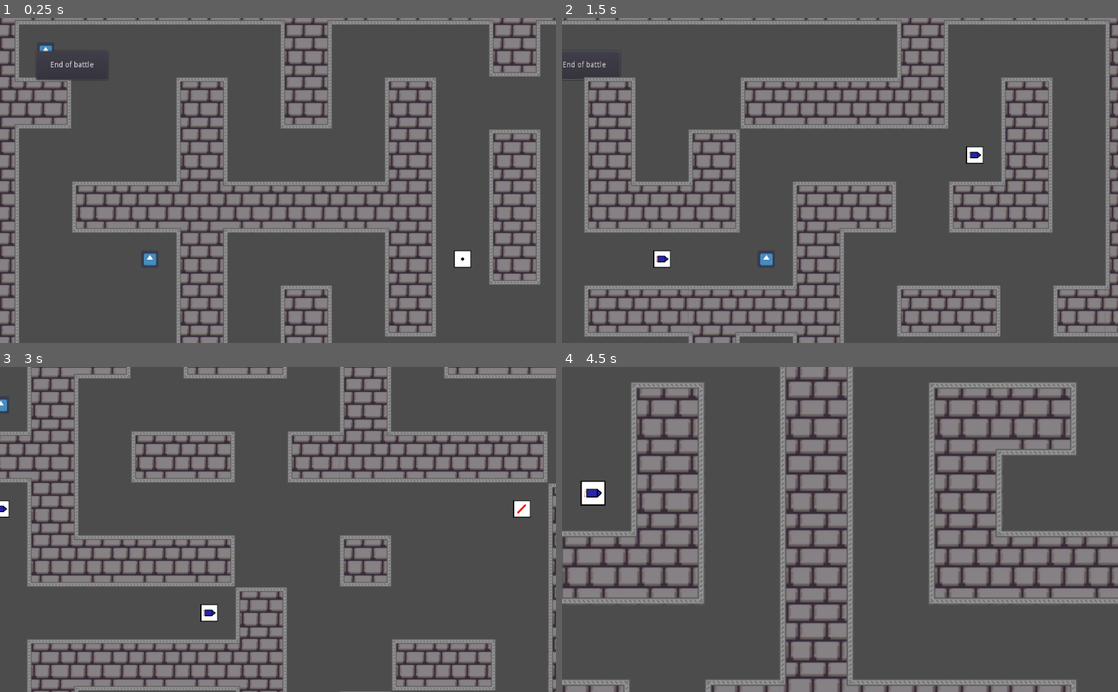
Above: before the commit, frames 1-4 (two rows, left to right).
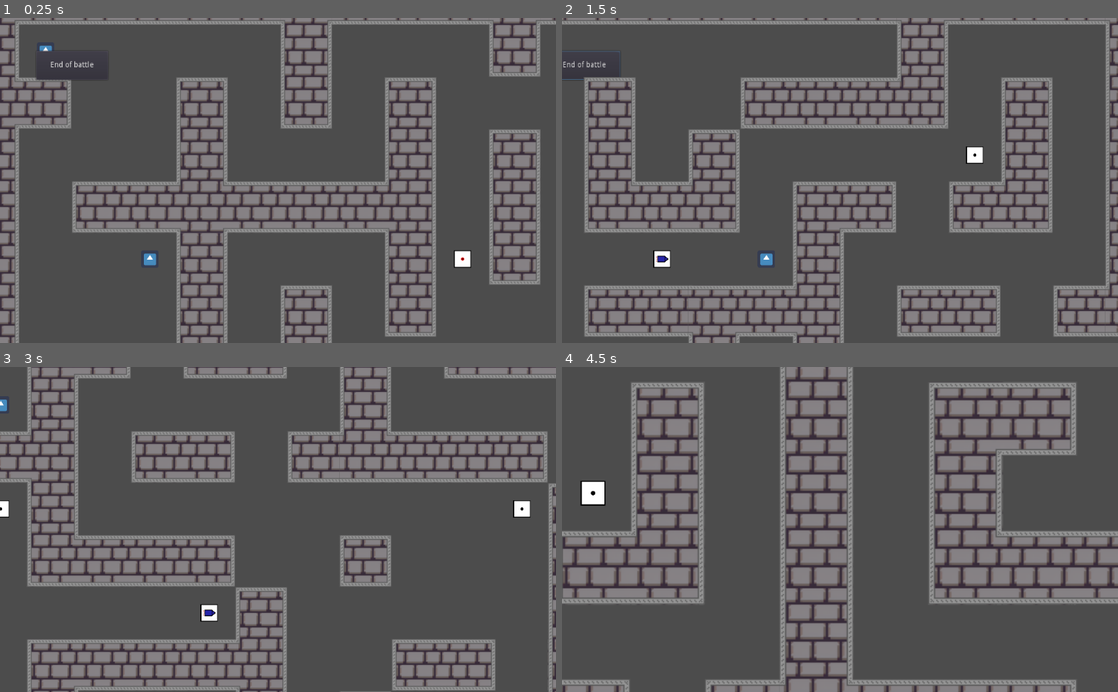
Above: after the commit, the same moments.

Repository: wovri-github/godot_tanks_server
Game: Godot game, scene res://Main/Main.tscn
Two runs of this game, one before a commit and one after it. Both use one fixed random seed, a clock stepped at 60 frames per second and the inputs below. The engine's default icon, where the game draws it, is replaced by a stand-in: a white triangle on a blue panel in a dark square.
Inputs (mouse positions are in pixels of both pictures, inside the frame that each line leads up to):
- Up to frame 1 (0.25 s): no input
- Up to frame 2 (1.5 s): click "End of battle" at 0.5 s; tap Enter at 1.25 s; move the mouse to (962, 164) at 1.27 s; press the mouse at (962, 164) at 1.28 s; hold D (right) from 1.28 s (still down)
- Up to frame 3 (3 s): move the mouse to (166, 545) at 2.02 s; release D (right) at 2.03 s; release the mouse at (166, 545) at 2.03 s; hold S (down) 2.03-2.78 s; tap Mouse wheel up (zoom_in) at 2.1 s; move the mouse to (333, 458) at 2.77 s; hold D (right) from 2.78 s (still down); tap Mouse wheel down (zoom_out) at 2.85 s
- Up to frame 4 (4.5 s): move the mouse to (812, 594) at 3.52 s; release D (right) at 3.53 s; hold W (up) 3.53-4.28 s; click (812, 594) at 3.6 s; move the mouse to (1006, 578) at 4.27 s; hold A (left) from 4.28 s (still down); tap Mouse wheel up (zoom_in) at 4.35 s

The runs differ from the first frame. In frame 1, less than 0.1% of the frame differs, in the area x 82-84%, y 73-75%; in frame 2, less than 0.1%; in frame 3, less than 0.1%; in frame 4, less than 0.1%, in the area x 4-8%, y 37-41%.

Commit message:
Add Fireball + bugfix  - Fix LaserBullet killing players

Diff:
--- a/Main/Game/Game.gd
+++ b/Main/Game/Game.gd
@@ -1,13 +1,14 @@
 extends Node2D
 
 var player_model = preload("res://Player/TankModel.tscn")
-enum AMMO_TYPES {BULLET, ROCKET, FRAG_BOMB, LASER, LASER_BULLET}
+enum AMMO_TYPES {BULLET, ROCKET, FRAG_BOMB, LASER, LASER_BULLET, FIREBALL}
 var projectiles_modelS = {
 	AMMO_TYPES.BULLET: preload("res://Player/Projectiles/Bullet.tscn"),
 	AMMO_TYPES.ROCKET: preload("res://Player/Projectiles/Rocket.tscn"),
 	AMMO_TYPES.FRAG_BOMB: preload("res://Player/Projectiles/FragBomb.tscn"),
 	AMMO_TYPES.LASER: preload("res://Player/Projectiles/LaserBeam.tscn"),
-	AMMO_TYPES.LASER_BULLET: preload("res://Player/Projectiles/LaserBullet.tscn")
+	AMMO_TYPES.LASER_BULLET: preload("res://Player/Projectiles/LaserBullet.tscn"),
+	AMMO_TYPES.FIREBALL: preload("res://Player/Projectiles/Fireball.tscn")
 }
 const BULLET_SPEED = 200
 
--- /dev/null
+++ b/Player/Projectiles/Fireball.gd
@@ -0,0 +1,25 @@
+extends Projectile
+
+
+func die():
+	.die()
+
+
+func _on_Fireball_body_entered(body):
+	explode()
+	.die()
+
+
+func kill(body):
+	if !body.is_in_group("Players"):
+		return
+	if owner_id != int(body.name) and main_n.player_data.has(owner_id):
+		main_n.player_data[int(owner_id)].Score.Kills += 1
+	var _name = name
+	body.die(_name, owner_id)
+
+
+func explode():
+	for body in $ExplosionArea.get_overlapping_bodies():
+			kill(body)
+	.die()
--- /dev/null
+++ b/Player/Projectiles/Fireball.tscn
@@ -0,0 +1,41 @@
+[gd_scene load_steps=5 format=2]
+
+[ext_resource path="res://Player/Projectiles/Fireball.gd" type="Script" id=1]
+
+[sub_resource type="PhysicsMaterial" id=1]
+friction = 0.0
+bounce = 1.0
+
+[sub_resource type="CircleShape2D" id=2]
+
+[sub_resource type="CircleShape2D" id=3]
+radius = 200.0
+
+[node name="Fireball" type="RigidBody2D"]
+collision_mask = 5
+physics_material_override = SubResource( 1 )
+gravity_scale = 0.0
+contacts_reported = 1
+contact_monitor = true
+linear_damp = 0.0
+script = ExtResource( 1 )
+
+[node name="CollisionShape2D" type="CollisionShape2D" parent="."]
+shape = SubResource( 2 )
+
+[node name="LifeTime" type="Timer" parent="."]
+wait_time = 10.0
+one_shot = true
+autostart = true
+
+[node name="ExplosionArea" type="Area2D" parent="."]
+collision_layer = 0
+collision_mask = 3
+monitorable = false
+gravity = 0.0
+
+[node name="CollisionShape2D" type="CollisionShape2D" parent="ExplosionArea"]
+shape = SubResource( 3 )
+
+[connection signal="body_entered" from="." to="." method="_on_Fireball_body_entered"]
+[connection signal="timeout" from="LifeTime" to="." method="_on_LifeTime_timeout"]
--- a/Player/Projectiles/LaserBullet.tscn
+++ b/Player/Projectiles/LaserBullet.tscn
@@ -26,4 +26,5 @@
 one_shot = true
 autostart = true
 
+[connection signal="body_entered" from="." to="." method="_on_Projectile_body_entered"]
 [connection signal="timeout" from="LifeTime" to="." method="_on_LifeTime_timeout"]
--- a/Singletons/Ammunition.gd
+++ b/Singletons/Ammunition.gd
@@ -1,7 +1,7 @@
 extends Reference
 class_name Ammunition
 
-enum TYPES{BULLET, ROCKET, FRAG_BOMB, LASER, LASER_BULLET}
+enum TYPES{BULLET, ROCKET, FRAG_BOMB, LASER, LASER_BULLET, FIREBALL}
 
 
 const _ammo_box_texture = {
@@ -9,7 +9,8 @@
 	TYPES.ROCKET: preload("res://textures/rocket.png"),
 	TYPES.FRAG_BOMB: preload("res://textures/bullet.png"),
 	TYPES.LASER: preload("res://textures/laser_box.png"),
-	TYPES.LASER_BULLET: preload("res://textures/laser_bullet_box.png")
+	TYPES.LASER_BULLET: preload("res://textures/laser_bullet_box.png"),
+	TYPES.FIREBALL: preload("res://textures/fireball_box.png")
 }
 
 
Binary file added: textures/fireball_box.png
Not shown, added: textures/fireball_box.png.import
